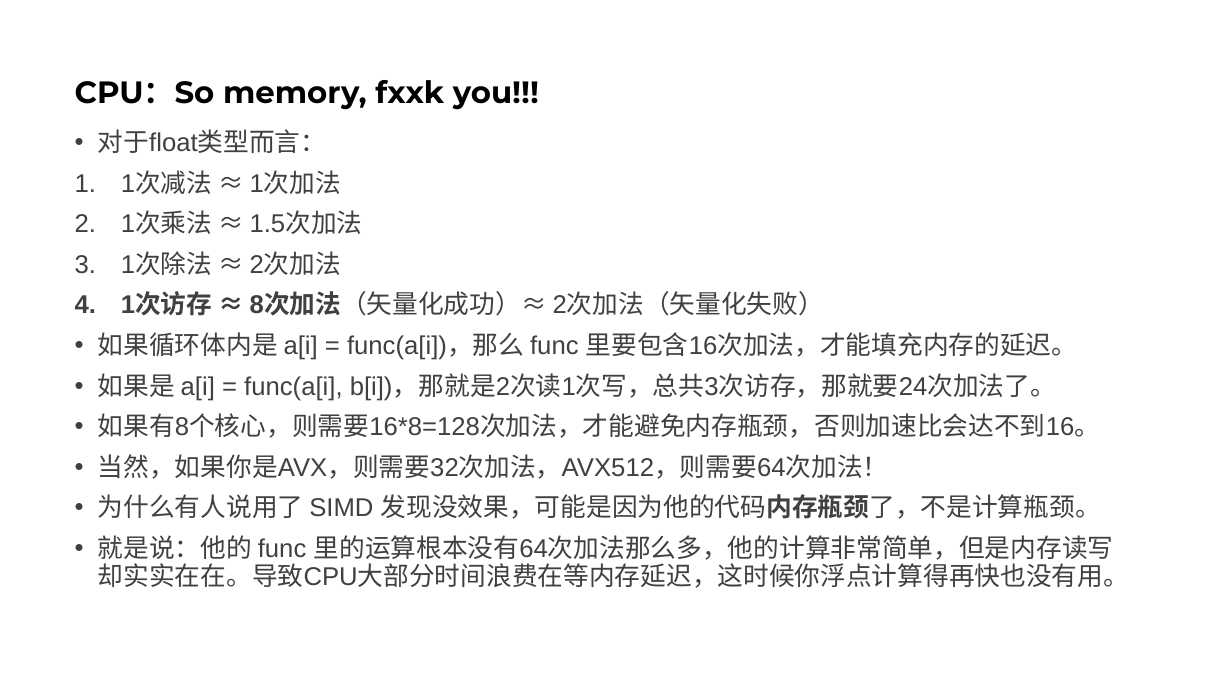
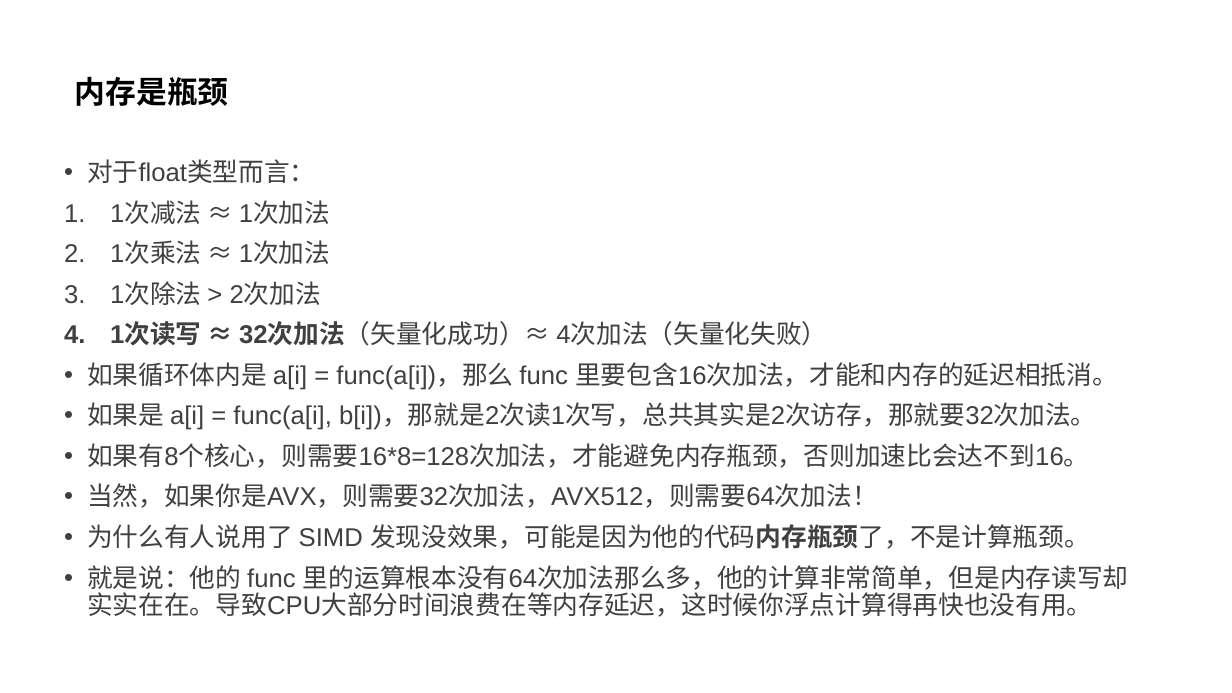
Before and after one commit to parallel101/course, a slide deck: slide 4 of 07/slides.pptx (slide 3 before the commit). Drawn at 1232x693 pixels with LibreOffice and Linux fonts; fonts in the diff are those of the drawing. Boxes give left, top, right and bottom in pixels: in the first picture for what was removed or moved away, otherwise in the second. Text is boxed around its words. In the diff, an @@ line names an element or a change of style, - is before the commit and + after.

Commit message:
add slide

```diff
--- a/07/slides.pptx
+++ b/07/slides.pptx
@@ title at (75,76,229,106): text changed @@
-CPU：So memory, fxxk you!!!
+内存是瓶颈
@@ text "对于float类型而言：": place and size @@
-text "对于float类型而言：" at (98,129,1129,588)
+text "对于float类型而言：" at (87,159,1129,617)
@@ text at (87,241,1118,430): text changed @@
-2. 1次乘法 ≈ 1.5次加法
-3. 1次除法 ≈ 2次加法
-4. 1次访存 ≈ 8次加法（矢量化成功）≈ 2次加法（矢量化失败）
-• 如果循环体内是 a[i] = func(a[i])，那么 func 里要包含16次加法，才能填充内存的延迟。
-• 如果是 a[i] = func(a[i], b[i])，那就是2次读1次写，总共3次访存，那就要24次加法了。
+2. 1次乘法 ≈ 1次加法
+3. 1次除法 > 2次加法
+4. 1次读写 ≈ 32次加法（矢量化成功）≈ 4次加法（矢量化失败）
+• 如果循环体内是 a[i] = func(a[i])，那么 func 里要包含16次加法，才能和内存的延迟相抵消。
+• 如果是 a[i] = func(a[i], b[i])，那就是2次读1次写，总共其实是2次访存，那就要32次加法。
```
Also in this commit, not shown: 1 other slide changed, 2 slides added, 11 other files.
